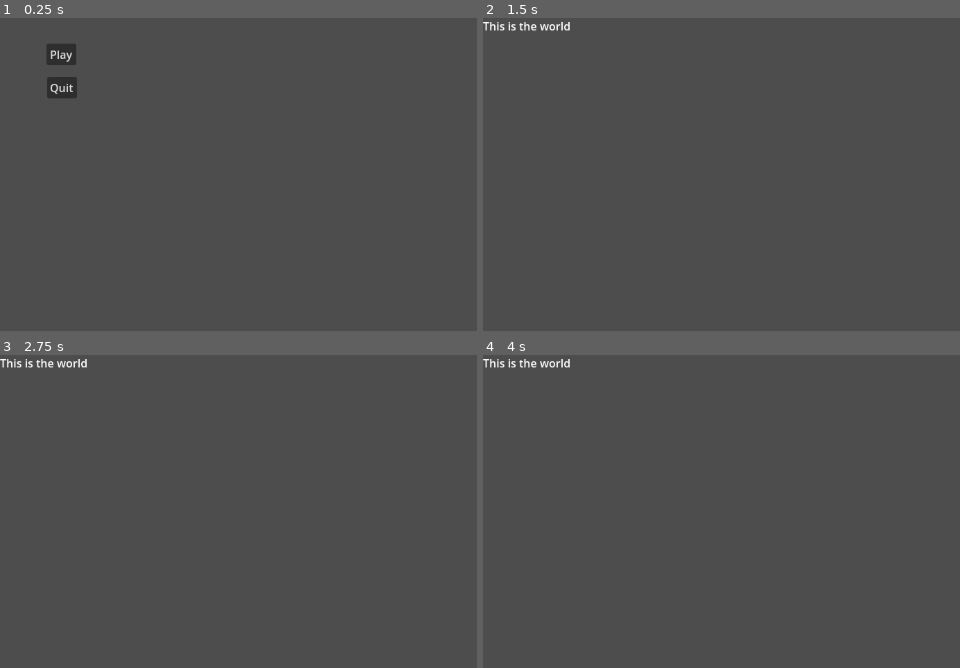
Above: before the commit, frames 1-4 (two rows, left to right).
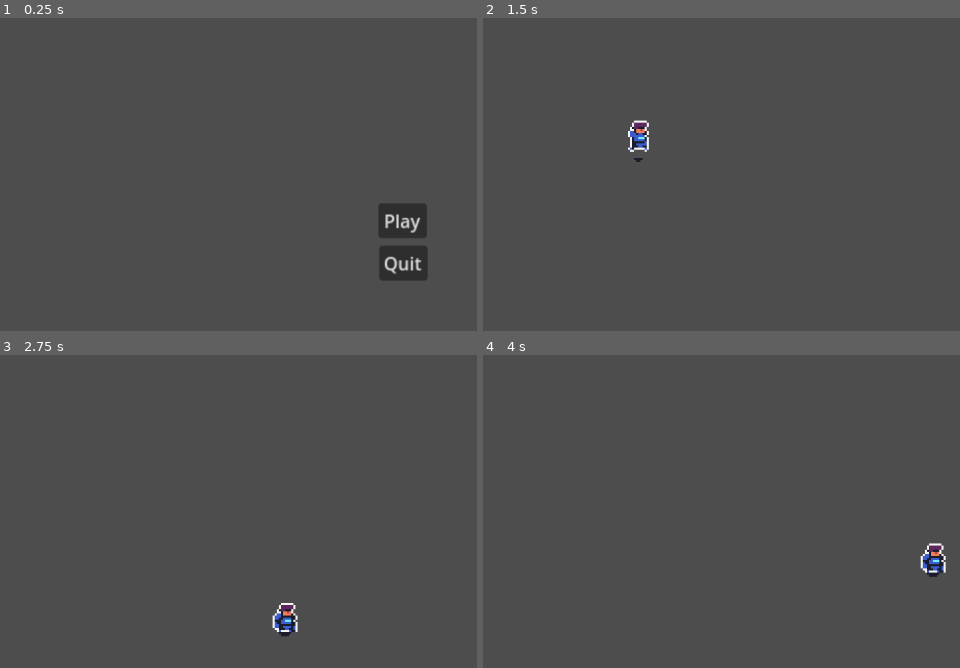
Above: after the commit, the same moments.

Repository: Dev-Makwana44/Lumishot
Game: Godot game, scene res://main.tscn
The game is run twice, just before and just after one commit, with the same random seed, the same clock (stepped at 60 frames per second) and the same inputs.
Inputs:
- Up to frame 1 (0.25 s): no input
- Up to frame 2 (1.5 s): click "Play" at 0.5 s; tap Enter at 1.25 s; hold Right (ui_right) from 1.28 s (still down)
- Up to frame 3 (2.75 s): release Right (ui_right) at 2.03 s; hold Down (ui_down) from 2.03 s (still down)
- Up to frame 4 (4 s): release Down (ui_down) at 2.78 s; hold Right (ui_right) 2.78-3.53 s; hold Up (ui_up) from 3.53 s (still down)

The runs differ from the first frame. In frame 1, 2.7% of the frame differs, in the area x 9-90%, y 8-84%; in frame 2, 0.6%; in frame 3, 0.7%; in frame 4, 0.7%.

Commit message:
Imported asset pack and created the player

Diff:
--- /dev/null
+++ b/Player/Player.gd
@@ -0,0 +1,39 @@
+extends CharacterBody2D
+
+
+const SPEED = 300.0
+const JUMP_VELOCITY = -400.0
+
+
+@onready var anim = get_node("AnimatedSprite2D")
+
+func _ready():
+	anim.play("Idle")
+
+func _physics_process(delta):
+	# Get the input direction and handle the movement/deceleration.
+	# As good practice, you should replace UI actions with custom gameplay actions.
+	var x_direction = Input.get_axis("ui_left", "ui_right")
+	if x_direction:
+		#velocity.x = x_direction * SPEED
+		velocity.x = move_toward(velocity.x, x_direction * SPEED, SPEED / 5)
+		if x_direction == 1:
+			anim.flip_h = false
+		elif x_direction == -1:
+			anim.flip_h = true
+	else:
+		velocity.x = move_toward(velocity.x, 0, SPEED / 10)
+
+	var y_direction = Input.get_axis("ui_up", "ui_down")
+	if y_direction:
+		#velocity.y = y_direction * SPEED
+		velocity.y = move_toward(velocity.y, y_direction * SPEED, SPEED / 5)
+	else:
+		velocity.y = move_toward(velocity.y, 0, SPEED / 10)
+
+	if x_direction or y_direction:
+		anim.play("Run")
+	else:
+		anim.play("Idle")
+
+	move_and_slide()
--- /dev/null
+++ b/Player/Player.tscn
@@ -0,0 +1,73 @@
+[gd_scene load_steps=10 format=3 uid="uid://cakxa05kasxk6"]
+
+[ext_resource type="Script" path="res://Player/Player.gd" id="1_mgulk"]
+[ext_resource type="Texture2D" uid="uid://bumklc8o3q8wn" path="res://Tech Dungeon Roguelite - Asset Pack (DEMO)/Players/players blue x3.png" id="2_j5n47"]
+
+[sub_resource type="CapsuleShape2D" id="CapsuleShape2D_klxtj"]
+radius = 18.0
+height = 46.0
+
+[sub_resource type="AtlasTexture" id="AtlasTexture_7r2de"]
+atlas = ExtResource("2_j5n47")
+region = Rect2(0, 0, 96, 96)
+
+[sub_resource type="AtlasTexture" id="AtlasTexture_cmxwh"]
+atlas = ExtResource("2_j5n47")
+region = Rect2(0, 288, 96, 96)
+
+[sub_resource type="AtlasTexture" id="AtlasTexture_tv7d7"]
+atlas = ExtResource("2_j5n47")
+region = Rect2(96, 288, 96, 96)
+
+[sub_resource type="AtlasTexture" id="AtlasTexture_qngpu"]
+atlas = ExtResource("2_j5n47")
+region = Rect2(192, 288, 96, 96)
+
+[sub_resource type="AtlasTexture" id="AtlasTexture_0euih"]
+atlas = ExtResource("2_j5n47")
+region = Rect2(288, 288, 96, 96)
+
+[sub_resource type="SpriteFrames" id="SpriteFrames_nk4sr"]
+animations = [{
+"frames": [{
+"duration": 1.0,
+"texture": SubResource("AtlasTexture_7r2de")
+}],
+"loop": true,
+"name": &"Idle",
+"speed": 5.0
+}, {
+"frames": [{
+"duration": 1.0,
+"texture": SubResource("AtlasTexture_cmxwh")
+}, {
+"duration": 1.0,
+"texture": SubResource("AtlasTexture_tv7d7")
+}, {
+"duration": 1.0,
+"texture": SubResource("AtlasTexture_qngpu")
+}, {
+"duration": 1.0,
+"texture": SubResource("AtlasTexture_0euih")
+}],
+"loop": true,
+"name": &"Run",
+"speed": 5.0
+}]
+
+[node name="Player" type="CharacterBody2D"]
+script = ExtResource("1_mgulk")
+
+[node name="CollisionShape2D" type="CollisionShape2D" parent="."]
+shape = SubResource("CapsuleShape2D_klxtj")
+
+[node name="AnimatedSprite2D" type="AnimatedSprite2D" parent="."]
+position = Vector2(0, -24)
+sprite_frames = SubResource("SpriteFrames_nk4sr")
+animation = &"Idle"
+
+[node name="Camera2D" type="Camera2D" parent="."]
+limit_left = 0
+limit_top = 0
+limit_right = 1150
+limit_bottom = 650
--- a/main.tscn
+++ b/main.tscn
@@ -3,22 +3,27 @@
 [ext_resource type="Script" path="res://main.gd" id="1_al1vu"]
 
 [node name="Main" type="Node2D"]
-position = Vector2(47, 112)
+position = Vector2(520, 363)
+scale = Vector2(1.275, 1.275)
 script = ExtResource("1_al1vu")
 
 [node name="Play Button" type="Button" parent="."]
+texture_filter = 2
 offset_left = 20.0
 offset_top = -75.0
 offset_right = 63.0
 offset_bottom = -44.0
+scale = Vector2(1.275, 1.275)
 text = "Play"
 metadata/_edit_use_anchors_ = true
 
 [node name="Quit Button" type="Button" parent="."]
+texture_filter = 2
 offset_left = 21.0
 offset_top = -27.0
 offset_right = 64.0
 offset_bottom = 4.0
+scale = Vector2(1.275, 1.275)
 tooltip_text = "This is how you exit the game."
 text = "Quit"
 metadata/_edit_use_anchors_ = true
--- a/project.godot
+++ b/project.godot
@@ -17,4 +17,5 @@
 
 [rendering]
 
+textures/canvas_textures/default_texture_filter=0
 renderer/rendering_method="mobile"
--- a/world.tscn
+++ b/world.tscn
@@ -1,8 +1,8 @@
-[gd_scene format=3 uid="uid://ccyqf1eriwngl"]
+[gd_scene load_steps=2 format=3 uid="uid://ccyqf1eriwngl"]
+
+[ext_resource type="PackedScene" uid="uid://cakxa05kasxk6" path="res://Player/Player.tscn" id="1_07yc4"]
 
 [node name="World" type="Node2D"]
 
-[node name="Label" type="Label" parent="."]
-offset_right = 40.0
-offset_bottom = 23.0
-text = "This is the world"
+[node name="Player" parent="." instance=ExtResource("1_07yc4")]
+position = Vector2(172, 184)
Not shown, added: Tech Dungeon Roguelite - Asset Pack (DEMO)/Enemies/10x16 Cells.txt
Binary file added: Tech Dungeon Roguelite - Asset Pack (DEMO)/Enemies/No Outlines/enemies x1.png
Not shown, added: Tech Dungeon Roguelite - Asset Pack (DEMO)/Enemies/No Outlines/enemies x1.png.import
Binary file added: Tech Dungeon Roguelite - Asset Pack (DEMO)/Enemies/No Outlines/enemies x2.png
Not shown, added: Tech Dungeon Roguelite - Asset Pack (DEMO)/Enemies/No Outlines/enemies x2.png.import
Binary file added: Tech Dungeon Roguelite - Asset Pack (DEMO)/Enemies/No Outlines/enemies x3.png
Not shown, added: Tech Dungeon Roguelite - Asset Pack (DEMO)/Enemies/No Outlines/enemies x3.png.import
Binary file added: Tech Dungeon Roguelite - Asset Pack (DEMO)/Enemies/enemies x1.png
Not shown, added: Tech Dungeon Roguelite - Asset Pack (DEMO)/Enemies/enemies x1.png.import
Binary file added: Tech Dungeon Roguelite - Asset Pack (DEMO)/Enemies/enemies x2.png
Not shown, added: Tech Dungeon Roguelite - Asset Pack (DEMO)/Enemies/enemies x2.png.import
Binary file added: Tech Dungeon Roguelite - Asset Pack (DEMO)/Enemies/enemies x3.png
(and 77 more such lines)
